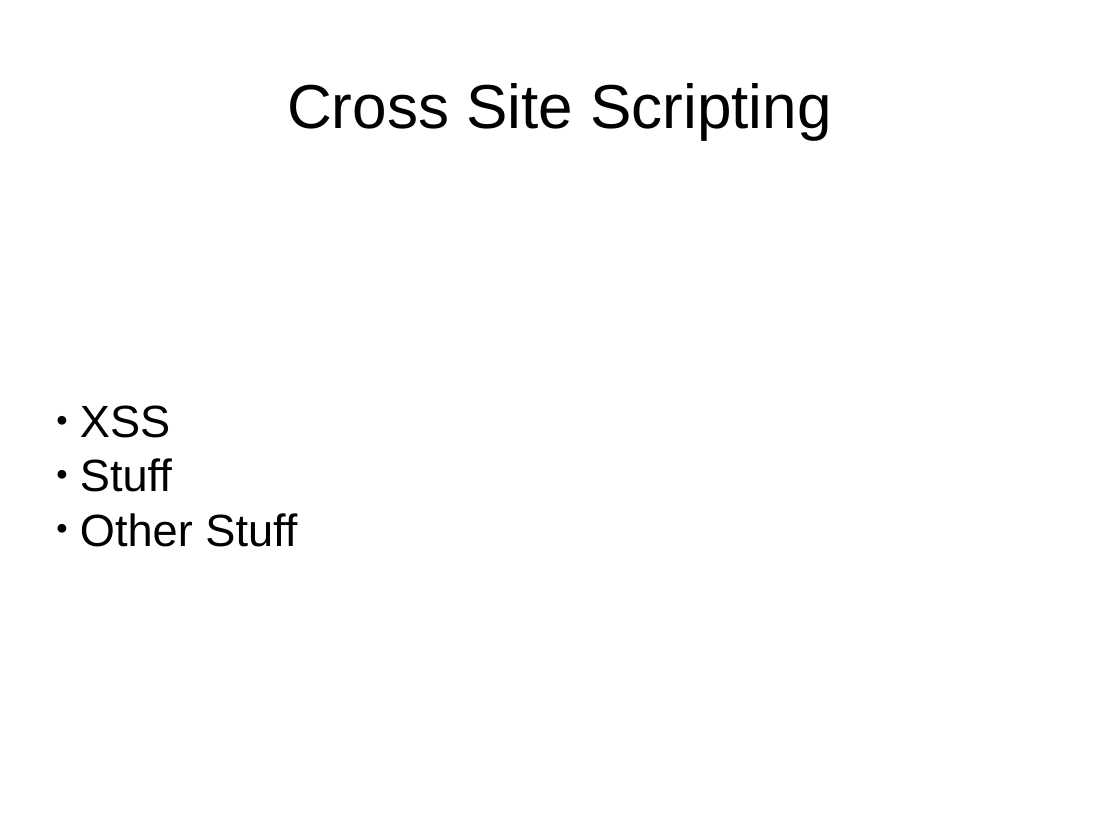
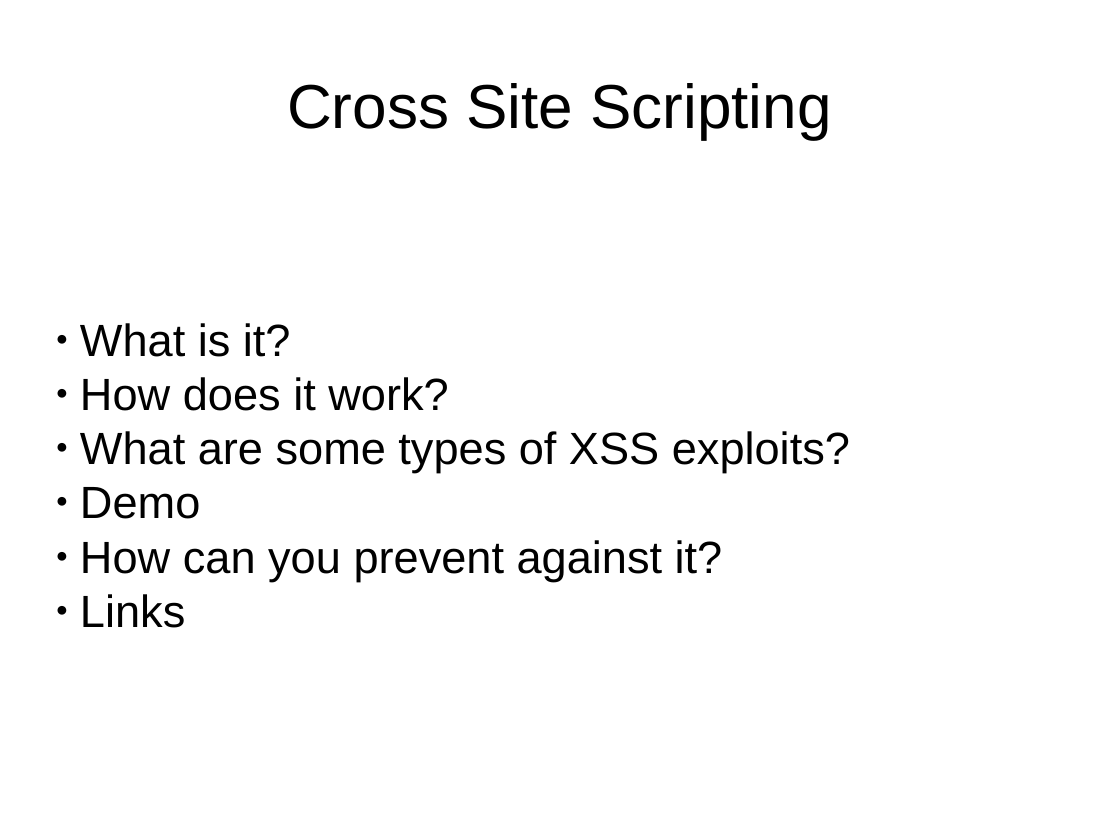
Before and after one commit to getsometoast/CrossSiteScripting, a slide deck: slide 1 of XSS.odp. Drawn at 1120x840 pixels with LibreOffice and Linux fonts; fonts in the diff are those of the drawing. Boxes give left, top, right and bottom in pixels: in the first picture for what was removed or moved away, otherwise in the second. Text is boxed around its words. In the diff, an @@ line names an element or a change of style, - is before the commit and + after.

```diff
--- a/XSS.odp
+++ b/XSS.odp
@@ subtitle at [80,323,850,628]: text changed @@
-● XSS
-● Stuff
-● Other Stuff
+● What is it?
+● How does it work?
+● What are some types of XSS exploits?
+● Demo
+● How can you prevent against it?
+● Links
```
Also in this commit, not shown: 6 slides added, 5 slides removed, 3 other files.
